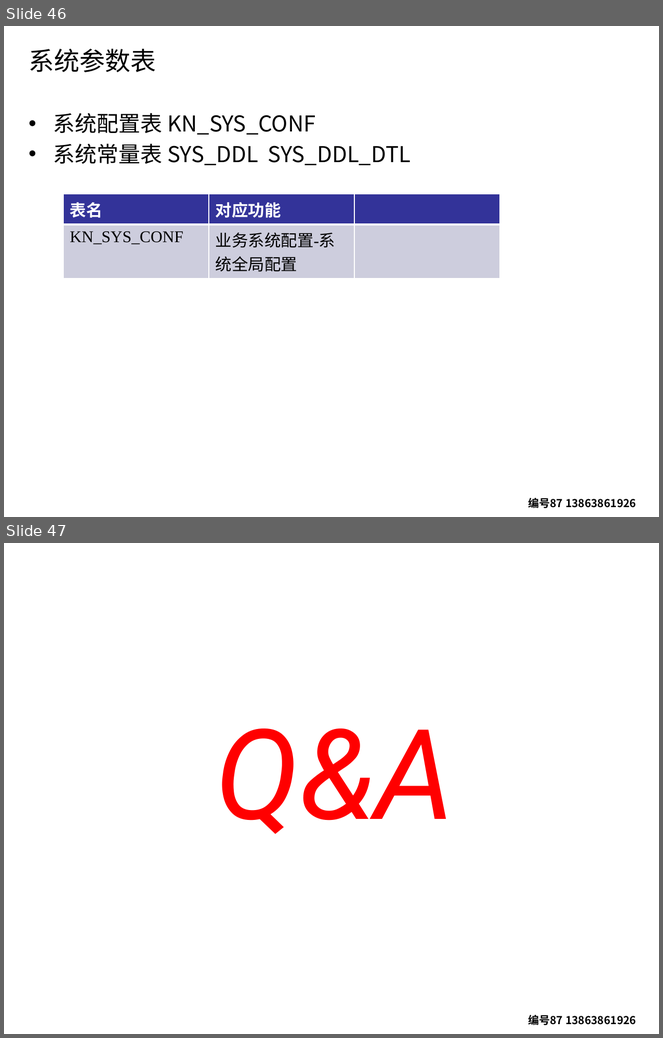
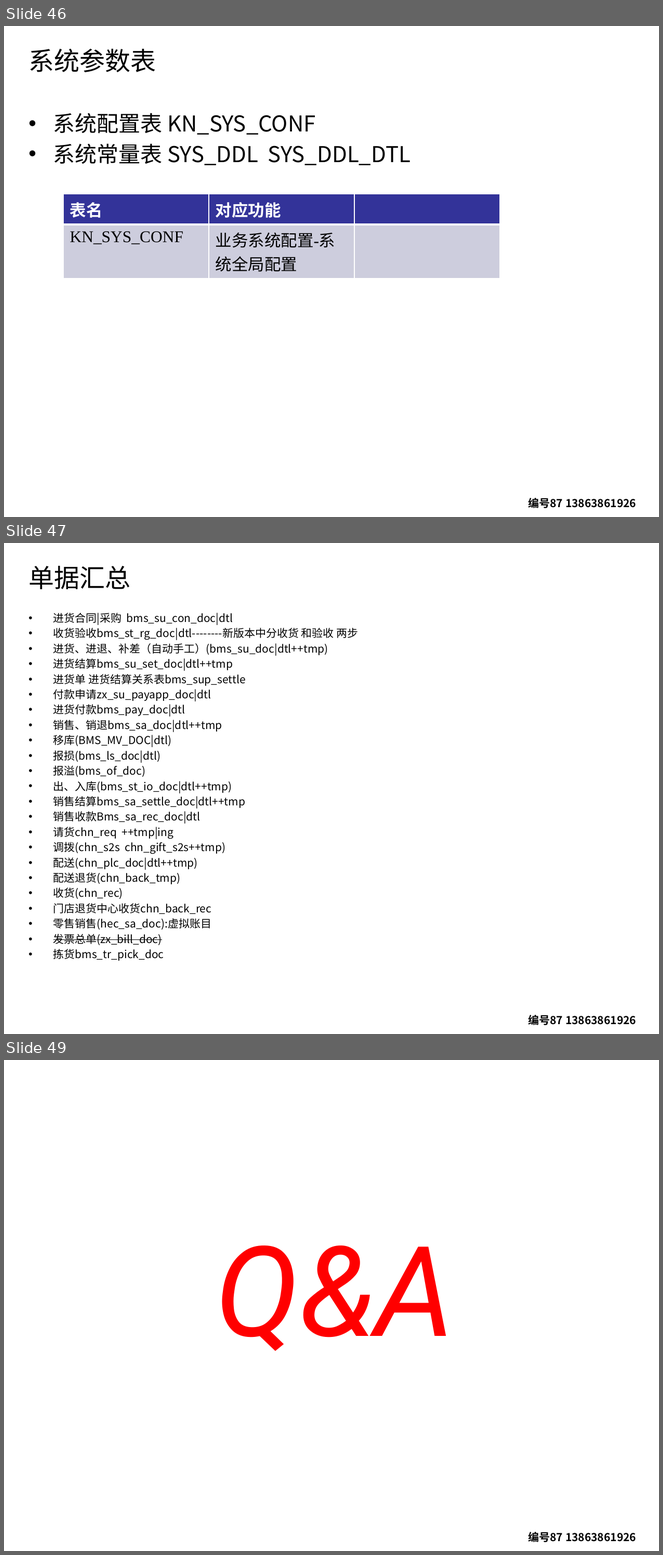
Before and after one commit to sengtang1982/mywork, a slide deck: INCA二次开发手册.pptx. Shown one above the other, each under a label of ours: slides 46 and 47 before the commit, slides 46, 47 and 49 after it; the slides between them are not shown. The pictures are 663x1038 and 663x1555 pixels, drawn with LibreOffice and Linux fonts; fonts in the diff are those of the drawing; background and template pictures are left out. Boxes give left, top, right and bottom in pixels: in the first picture for what was removed or moved away, otherwise in the second. Text is boxed around its words. In the diff, an @@ line names an element or a change of style, - is before the commit and + after.

Commit message:
在INCA开发手册中添加单据表的说明

```diff
--- a/INCA二次开发手册.pptx
+++ b/INCA二次开发手册.pptx
@@ slide 47 added at [4,543,659,1034], background picture (left out); not listed: 1 template element that a slide beside it also shows @@
@@ title added at [28,566,130,589], 28 pt, text #000000 @@
+单据汇总
@@ text added at [53,613,359,961], 12 pt, text #000000 @@
+• 进货合同|采购 bms_su_con_doc|dtl
+• 收货验收bms_st_rg_doc|dtl--------新版本中分收货 和验收 两步
+• 进货、进退、补差（自动手工）(bms_su_doc|dtl++tmp)
+• 进货结算bms_su_set_doc|dtl++tmp
+• 进货单 进货结算关系表bms_sup_settle
+• 付款申请zx_su_payapp_doc|dtl
+• 进货付款bms_pay_doc|dtl
+• 销售、销退bms_sa_doc|dtl++tmp
+• 移库(BMS_MV_DOC|dtl)
+• 报损(bms_ls_doc|dtl)
+• 报溢(bms_of_doc)
+• 出、入库(bms_st_io_doc|dtl++tmp)
+• 销售结算bms_sa_settle_doc|dtl++tmp
+• 销售收款Bms_sa_rec_doc|dtl
+• 请货chn_req ++tmp|ing
+• 调拨(chn_s2s chn_gift_s2s++tmp)
+• 配送(chn_plc_doc|dtl++tmp)
+• 配送退货(chn_back_tmp)
+• 收货(chn_rec)
+• 门店退货中心收货chn_back_rec
+• 零售销售(hec_sa_doc):虚拟账目
+• 发票总单(zx_bill_doc)
+• 拣货bms_tr_pick_doc
@@ what was slide 47 is now slide 49 @@
```
Also in this commit, not shown: 1 other slide added.
